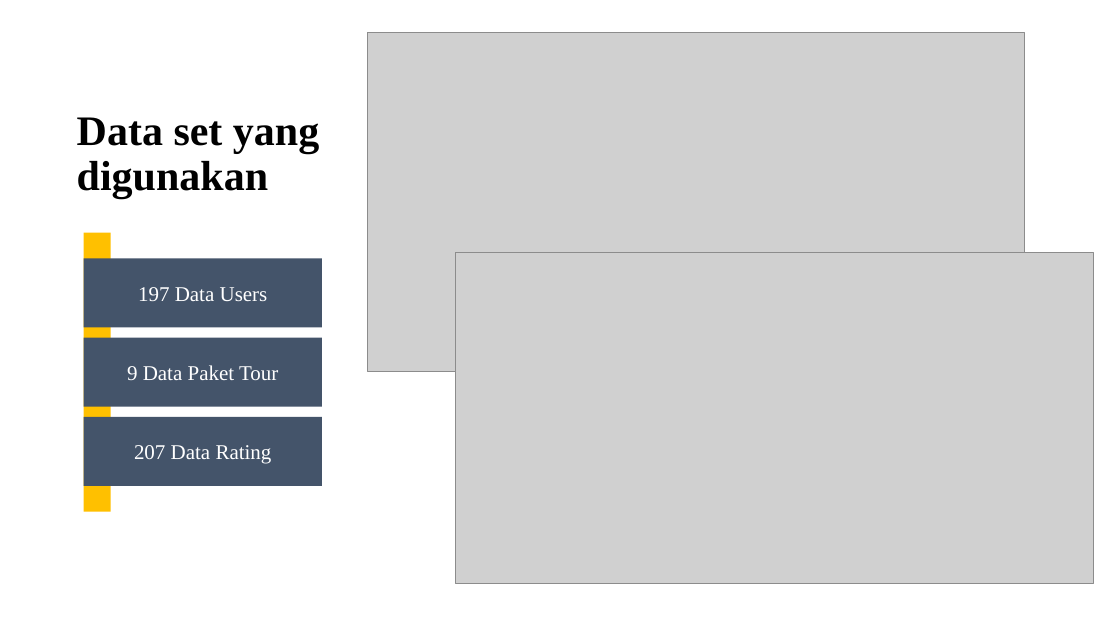
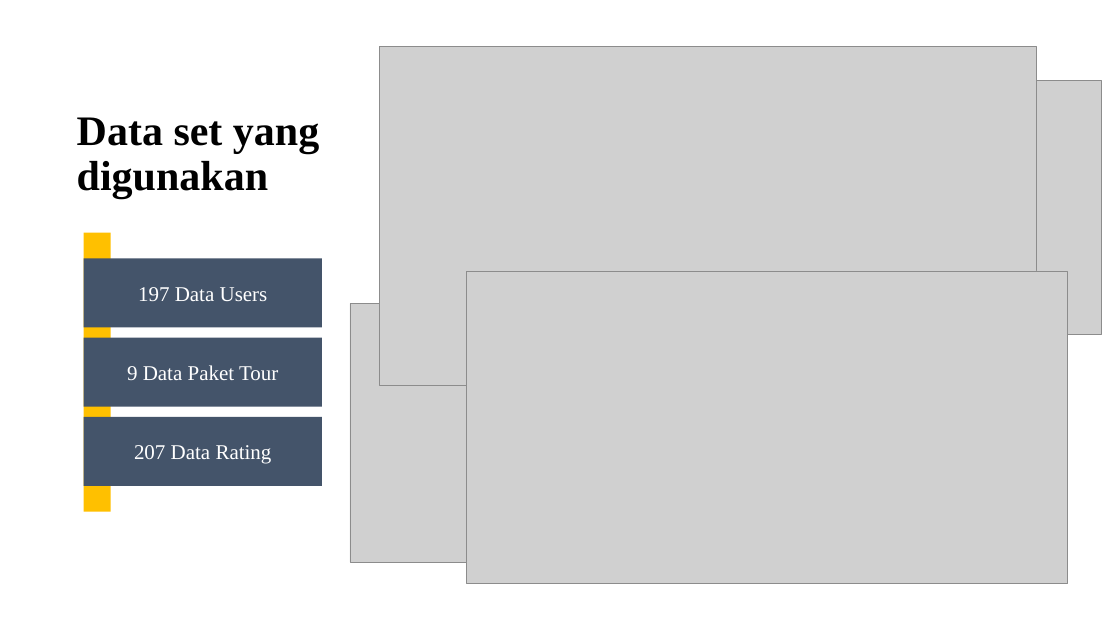
Before and after one commit to reykayanti/Horizon, a slide deck: slide 5 of PPT Skripsi.pptx (slide 4 before the commit). Drawn at 1120x630 pixels with LibreOffice and Linux fonts; fonts in the diff are those of the drawing; grey boxes stand for pictures; background and template pictures are left out. Boxes give left, top, right and bottom in pixels: in the first picture for what was removed or moved away, otherwise in the second. Text is boxed around its words. In the diff, an @@ line names an element or a change of style, - is before the commit and + after.

```diff
--- a/PPT Skripsi.pptx
+++ b/PPT Skripsi.pptx
@@ picture: place and size @@
-picture at <box>368,32,1025,371</box>
+picture at <box>380,46,1037,385</box>
@@ picture added at <box>500,81,1101,335</box> @@
@@ picture: place and size @@
-picture at <box>455,252,1093,584</box>
+picture at <box>467,271,1068,584</box>
@@ picture added at <box>350,303,893,562</box> @@
```
Also in this commit, not shown: 2 other slides changed, 3 slides added, 1 other file.
